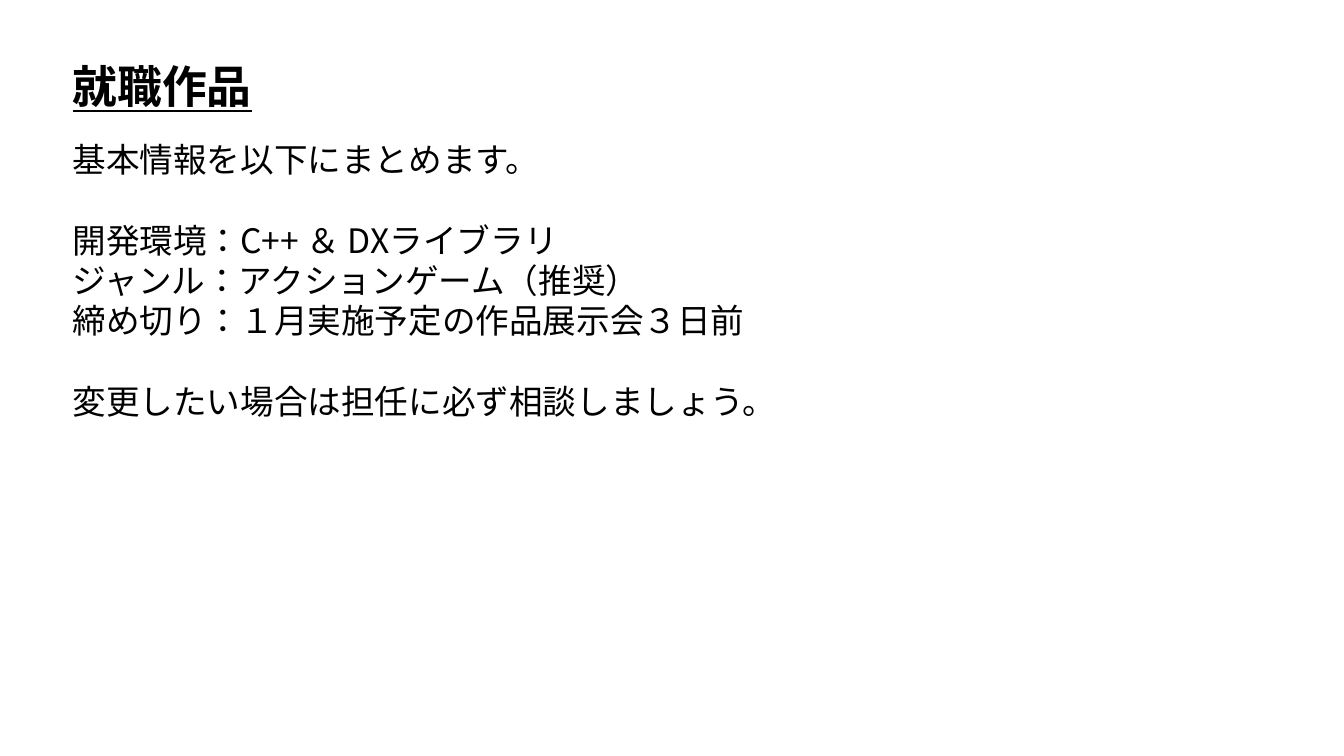
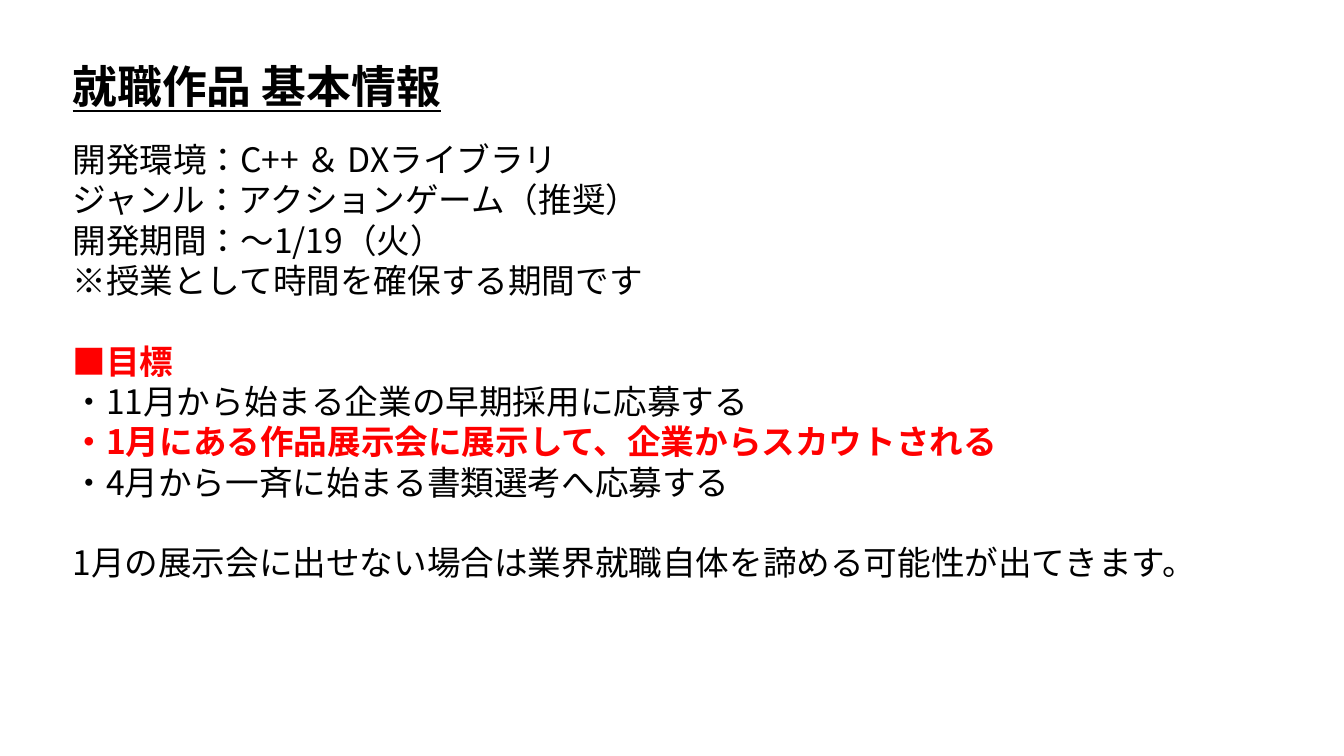
Before and after one commit to ArakiYusuke-Ohara/Textbook, a slide deck: slide 2 of ゲーム科2年/00_前期/ゲーム開発Ⅱ/02_就職作品.pptx. Drawn at 1344x756 pixels with LibreOffice and Linux fonts; fonts in the diff are those of the drawing. Boxes give left, top, right and bottom in pixels: in the first picture for what was removed or moved away, otherwise in the second. Text is boxed around its words. In the diff, an @@ line names an element or a change of style, - is before the commit and + after.

```diff
--- a/ゲーム科2年/00_前期/ゲーム開発Ⅱ/02_就職作品.pptx
+++ b/ゲーム科2年/00_前期/ゲーム開発Ⅱ/02_就職作品.pptx
@@ text at [73,65,441,112]: text changed @@
-就職作品
+就職作品 基本情報
@@ text at [73,143,540,175]: paragraph removed @@
-基本情報を以下にまとめます。
@@ text at [72,224,1195,578]: text changed @@
-締め切り：１月実施予定の作品展示会３日前
-変更したい場合は担任に必ず相談しましょう。
+開発期間：～1/19（火）
+※授業として時間を確保する期間です
+■目標
+・11月から始まる企業の早期採用に応募する
+・1月にある作品展示会に展示して、企業からスカウトされる
+・4月から一斉に始まる書類選考へ応募する
+1月の展示会に出せない場合は業界就職自体を諦める可能性が出てきます。
```
Also in this commit, not shown: 2 other slides changed, 1 other file.
